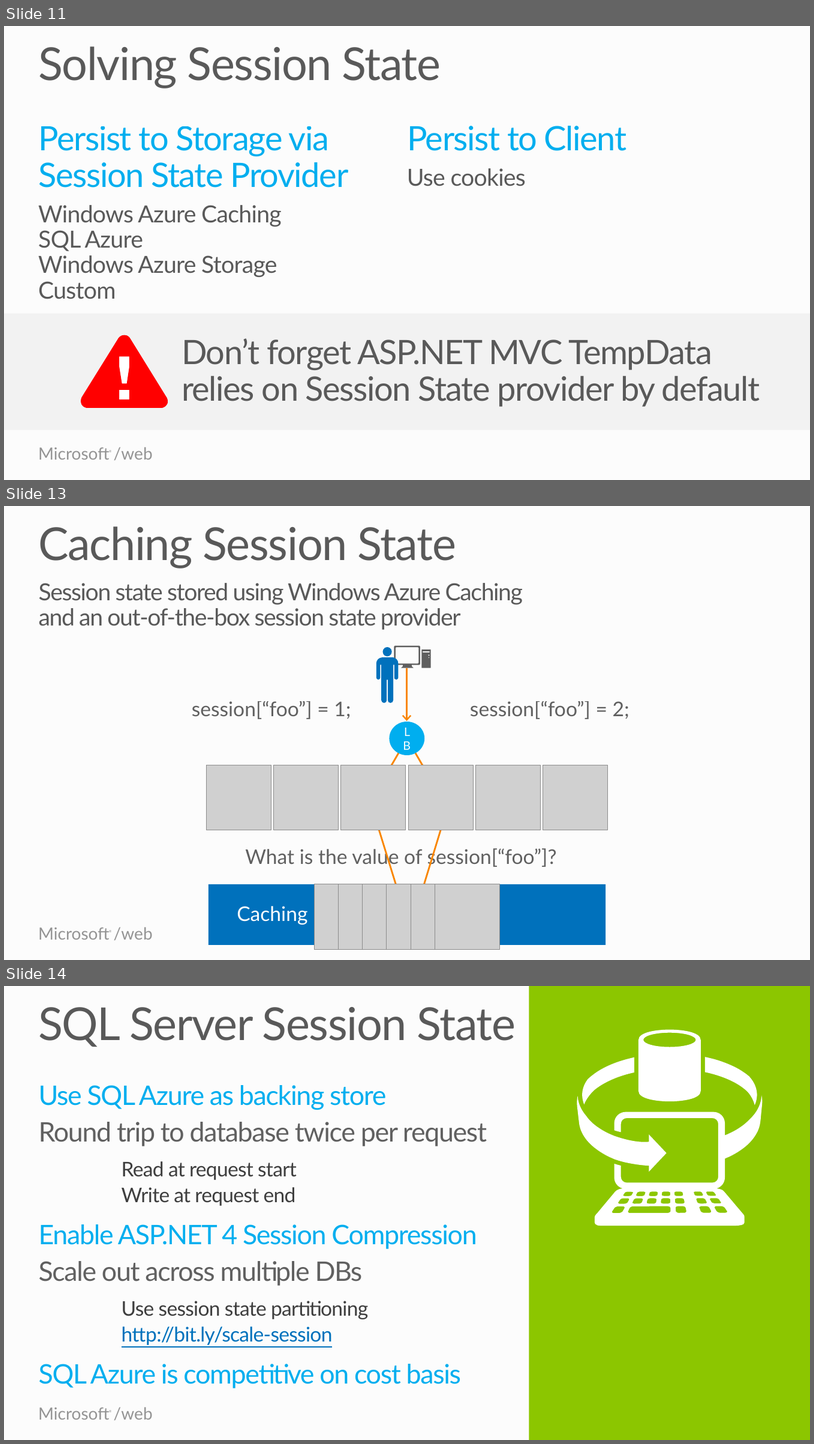
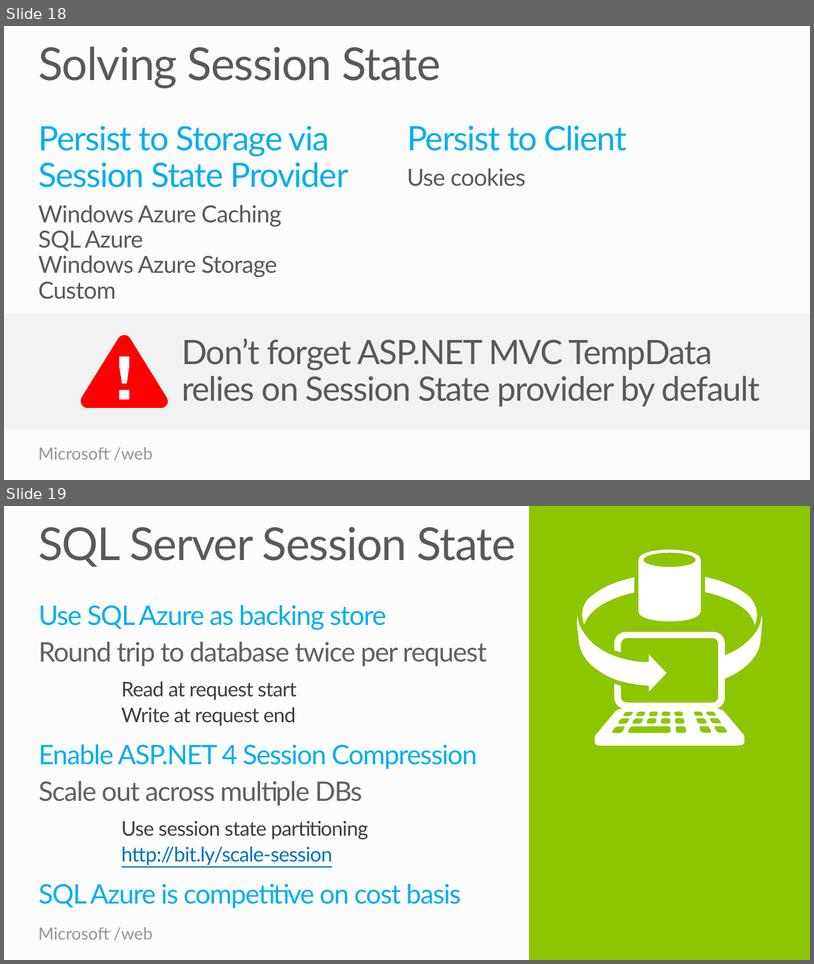
Before and after one commit to Microsoft-Web/WebTK-Presentations, a slide deck: DeployWebAppsToCloud/DeployWebAppsToCloud.pptx. Shown one above the other, each under a label of ours: slides 11, 13 and 14 before the commit, slides 18 and 19 after it; the slides between them are not shown. The pictures are 814x1444 and 814x964 pixels, drawn with LibreOffice and Linux fonts; fonts in the diff are those of the drawing; grey boxes stand for pictures. Boxes give left, top, right and bottom in pixels: in the first picture for what was removed or moved away, otherwise in the second. Text is boxed around its words. In the diff, an @@ line names an element or a change of style, - is before the commit and + after.

Commit message:
added more content to the azure deck

```diff
--- a/DeployWebAppsToCloud/DeployWebAppsToCloud.pptx
+++ b/DeployWebAppsToCloud/DeployWebAppsToCloud.pptx
@@ slide 13 removed at bbox=[4, 506, 810, 960], background #FCFCFC; not listed: 2 template elements that a slide beside it also shows @@
@@ title removed at bbox=[38, 526, 456, 568] @@
-Caching Session State
@@ text removed at bbox=[39, 583, 523, 630] @@
-Session state stored using Windows Azure Caching
-and an out-of-the-box session state provider
@@ group removed at bbox=[377, 646, 431, 703]: 3 freeform shapes, 1 ellipse @@
@@ arrow removed from (407, 668) to (407, 721) @@
@@ text removed at bbox=[192, 701, 351, 719] @@
-session[“foo”] = 1;
@@ text removed at bbox=[470, 701, 630, 719] @@
-session[“foo”] = 2;
@@ ellipse removed at bbox=[389, 721, 425, 755] @@
-LB
@@ arrow removed from (408, 738) to (386, 775) @@
@@ arrow removed from (407, 738) to (429, 775) @@
@@ picture removed at bbox=[206, 765, 271, 829] @@
@@ picture removed at bbox=[274, 765, 339, 829] @@
@@ picture removed at bbox=[341, 765, 405, 829] @@
@@ picture removed at bbox=[409, 765, 473, 829] @@
@@ picture removed at bbox=[476, 765, 540, 829] @@
@@ picture removed at bbox=[543, 765, 608, 829] @@
@@ arrow removed from (377, 821) to (398, 892) @@
@@ arrow removed from (444, 821) to (422, 892) @@
@@ text removed at bbox=[245, 846, 557, 867] @@
-What is the value of session[“foo”]?
@@ rounded rectangle removed at bbox=[209, 884, 606, 945] @@
@@ group removed at bbox=[314, 884, 500, 949]: 6 pictures @@
@@ text removed at bbox=[225, 906, 314, 924] @@
-AppFabric
-Caching
@@ text removed at bbox=[237, 914, 308, 924] @@
-Caching
@@ what was slide 11 is now slide 18 @@
@@ what was slide 14 is now slide 19 @@
```
Also in this commit, not shown: 4 slides changed, 7 slides added, 1 other slide removed.
